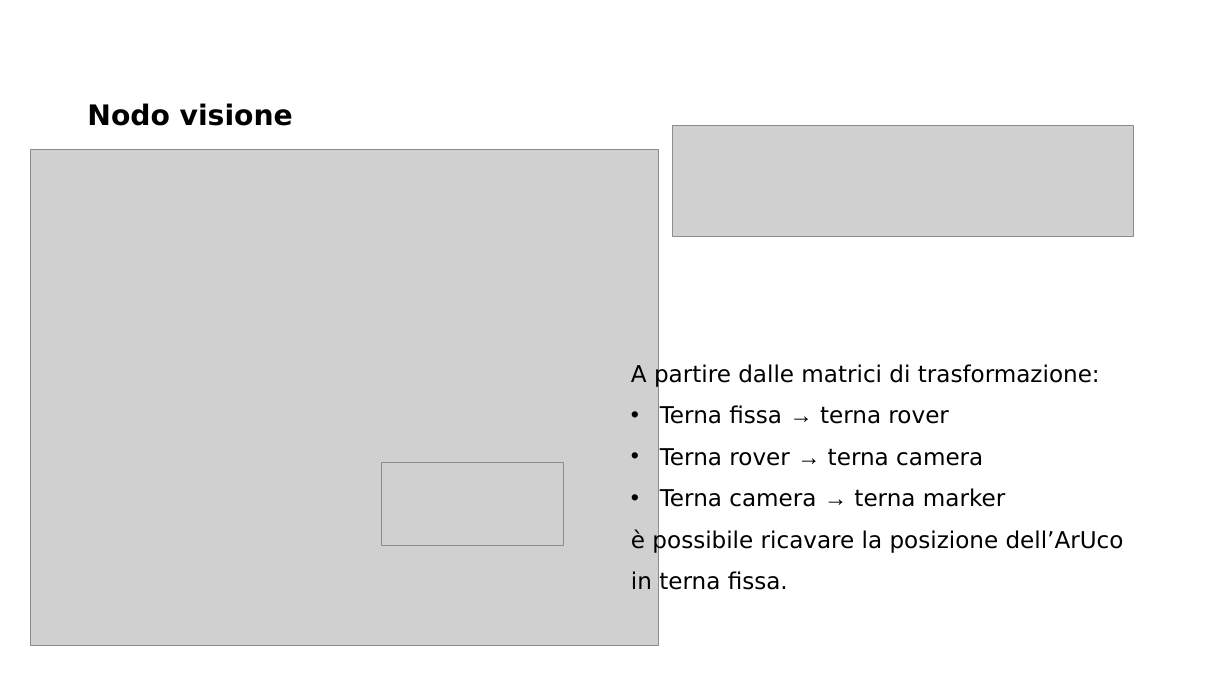
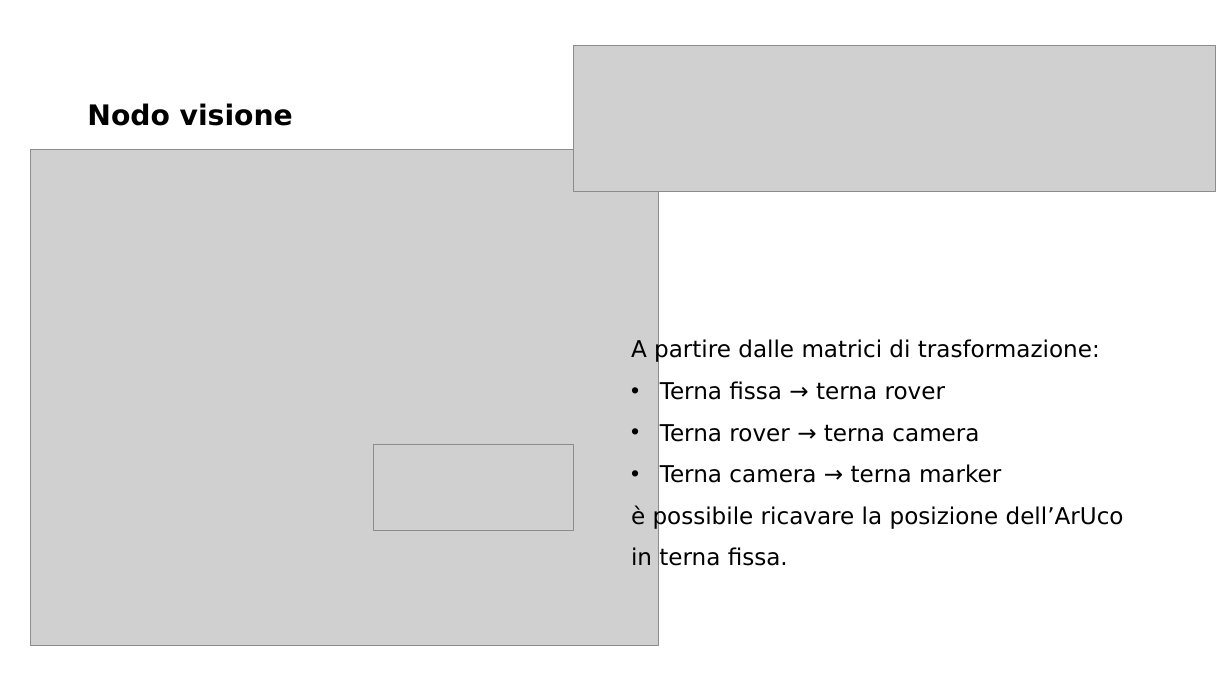
Before and after one commit to MarcoMinarelli/Rover_LabAuto, a slide deck: slide 5 of Presentazione LabAuto.pptx. Drawn at 1232x693 pixels with LibreOffice and Linux fonts; fonts in the diff are those of the drawing; grey boxes stand for pictures; background and template pictures are left out. Boxes give left, top, right and bottom in pixels: in the first picture for what was removed or moved away, otherwise in the second. Text is boxed around its words. In the diff, an @@ line names an element or a change of style, - is before the commit and + after.

Commit message:
upload presentazione

```diff
--- a/Presentazione LabAuto.pptx
+++ b/Presentazione LabAuto.pptx
@@ picture added at (574,45,1215,192) @@
@@ picture removed at (673,126,1133,237) @@
@@ text "A partire dalle matrici di ...": place and size @@
-text "A partire dalle matrici di ..." at (631,363,1124,590)
+text "A partire dalle matrici di ..." at (631,339,1124,566)
@@ text at (660,381,1001,483): font Arial to DejaVu Sans in "→", "→", "→" @@
@@ picture: place and size @@
-picture at (382,463,564,546)
+picture at (373,445,574,531)
```
Also in this commit, not shown: 14 other slides changed.
